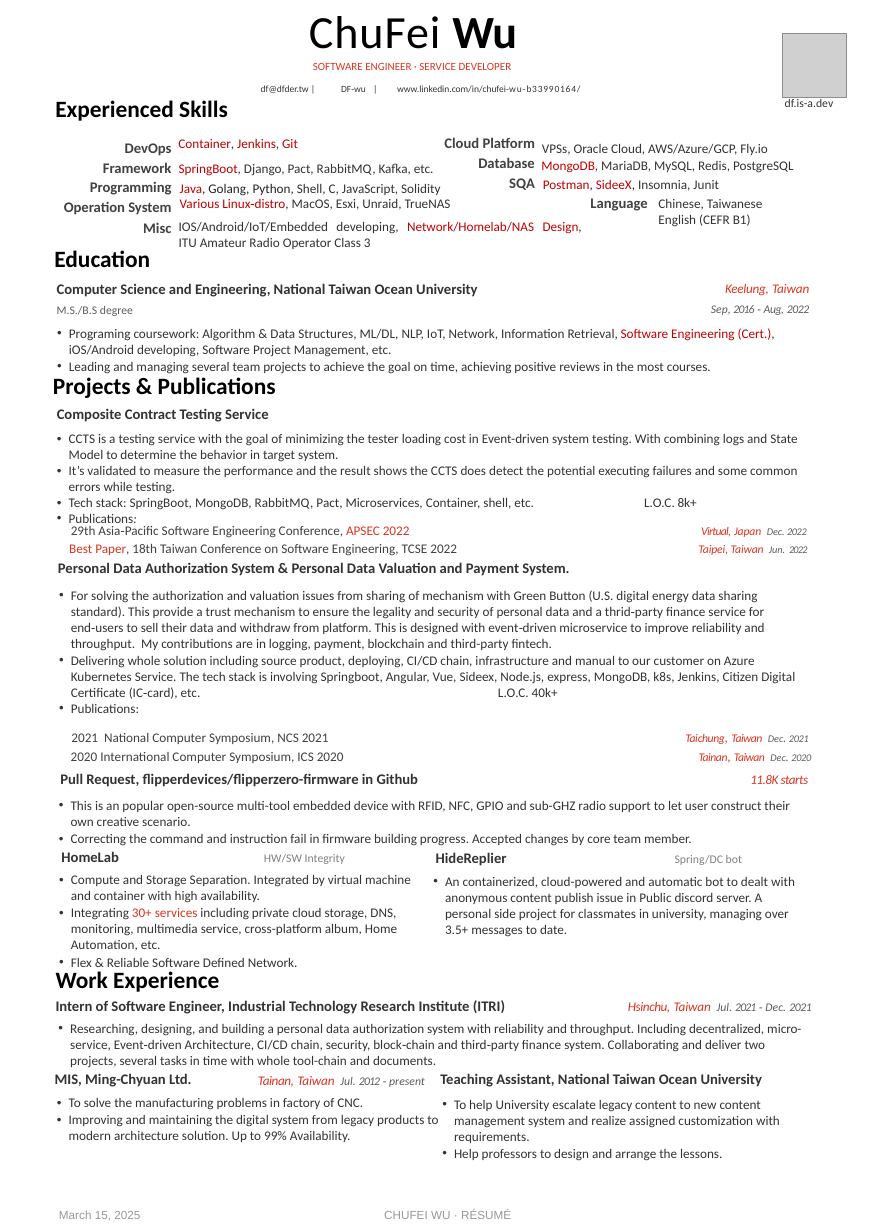
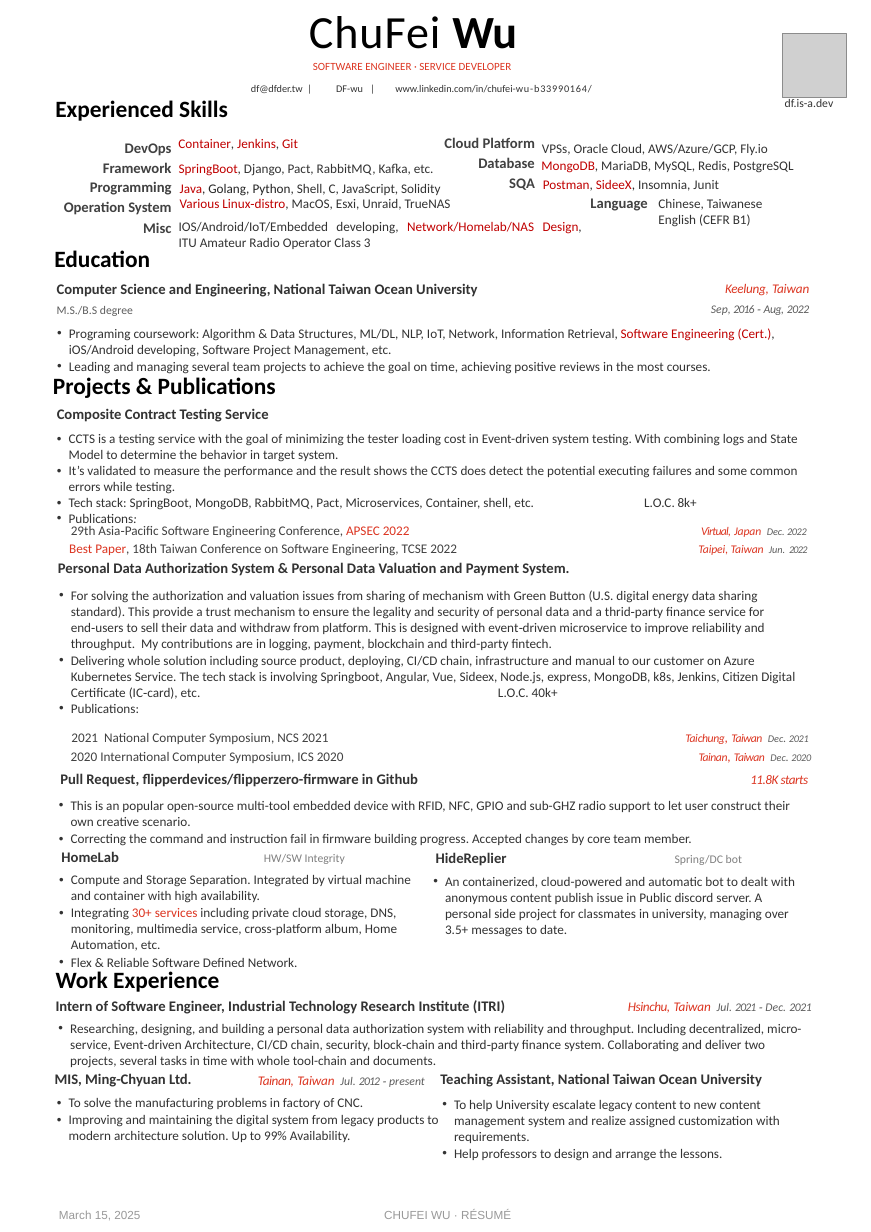
Before and after one commit to DF-wu/resume, a slide deck: slide 1 of source/CHUFEIWU_Resume.pptx. Drawn at 871x1232 pixels with LibreOffice and Linux fonts; fonts in the diff are those of the drawing; grey boxes stand for pictures; background and template pictures are left out. Boxes give left, top, right and bottom in pixels: in the first picture for what was removed or moved away, otherwise in the second. Text is boxed around its words. In the diff, an @@ line names an element or a change of style, - is before the commit and + after.

```diff
--- a/source/CHUFEIWU_Resume.pptx
+++ b/source/CHUFEIWU_Resume.pptx
@@ text at [251,85,591,93]: size 6.5 to 7 pt in "df@dfder.tw | DF-wu | www.linkedin.com/in/chufei-wu-b3399016 ..." @@
```
Also in this commit, not shown: 1 other file.
